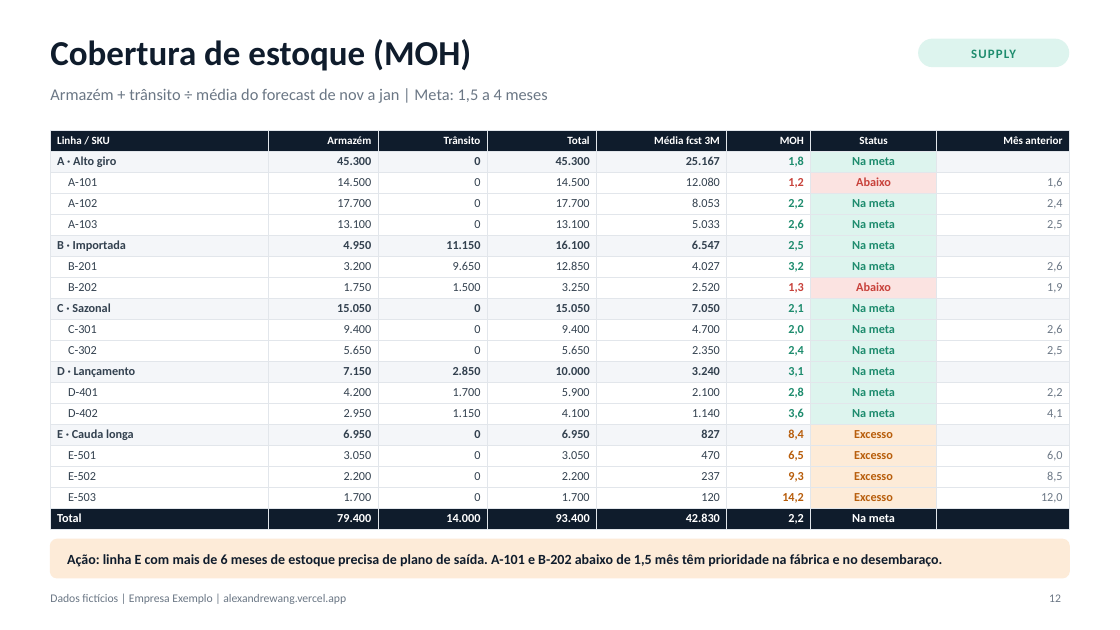
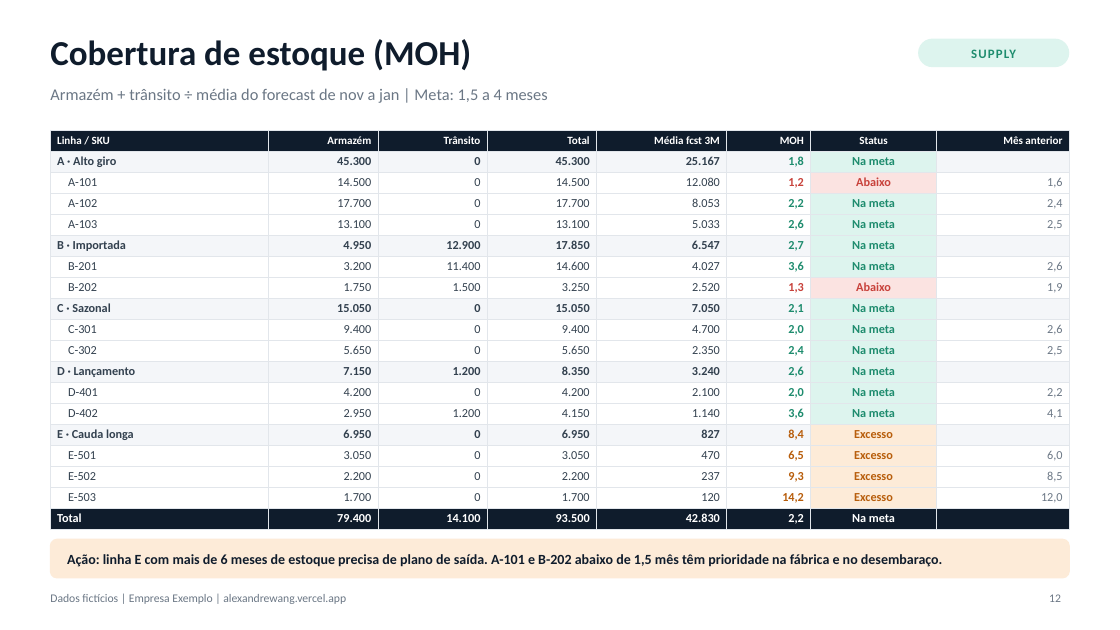
Before and after one commit to wwalexandre/alexandrewang, a slide deck: slide 12 of assets/docs/sop/modelo-sop-mensal.pptx. Drawn at 1120x630 pixels with LibreOffice and Linux fonts; fonts in the diff are those of the drawing. Boxes give left, top, right and bottom in pixels: in the first picture for what was removed or moved away, otherwise in the second. Text is boxed around its words. In the diff, an @@ line names an element or a change of style, - is before the commit and + after.

```diff
--- a/assets/docs/sop/modelo-sop-mensal.pptx
+++ b/assets/docs/sop/modelo-sop-mensal.pptx
@@ table at (50, 130, 1070, 528) @@
-row 6: B · Importada | 4.950 | 11.150 | 16.100 | 6.547 | 2,5 | Na meta | 
+row 6: B · Importada | 4.950 | 12.900 | 17.850 | 6.547 | 2,7 | Na meta | 
-row 7: B-201 | 3.200 | 9.650 | 12.850 | 4.027 | 3,2 | Na meta | 2,6
+row 7: B-201 | 3.200 | 11.400 | 14.600 | 4.027 | 3,6 | Na meta | 2,6
-row 12: D · Lançamento | 7.150 | 2.850 | 10.000 | 3.240 | 3,1 | Na meta | 
+row 12: D · Lançamento | 7.150 | 1.200 | 8.350 | 3.240 | 2,6 | Na meta | 
-row 13: D-401 | 4.200 | 1.700 | 5.900 | 2.100 | 2,8 | Na meta | 2,2
+row 13: D-401 | 4.200 | 0 | 4.200 | 2.100 | 2,0 | Na meta | 2,2
-row 14, column 3: 1.150
+row 14, column 3: 1.200
-row 14, column 4: 4.100
+row 14, column 4: 4.150
-row 19, column 3: 14.000
+row 19, column 3: 14.100
-row 19, column 4: 93.400
+row 19, column 4: 93.500
```
Also in this commit, not shown: 6 other slides changed, 19 other files.
